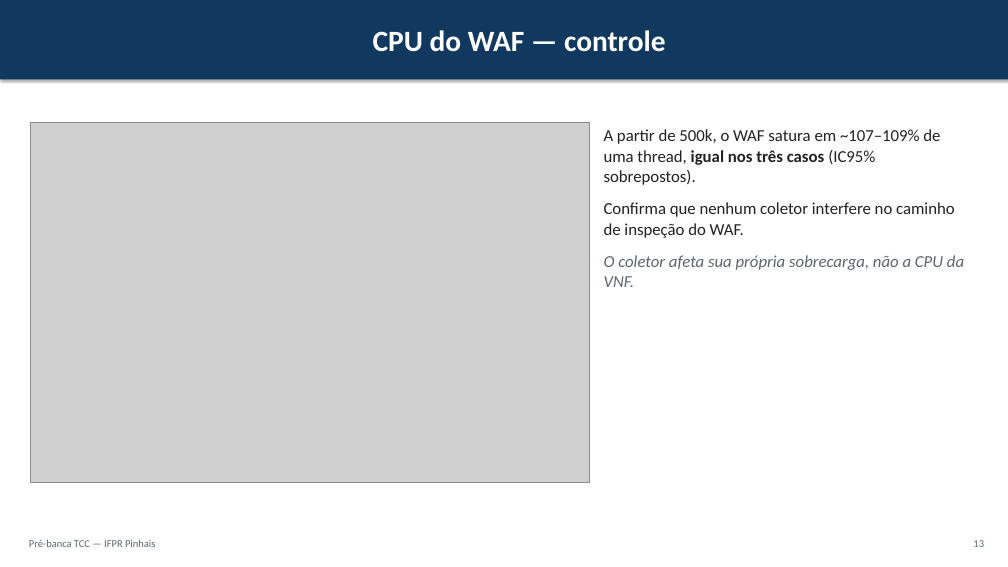
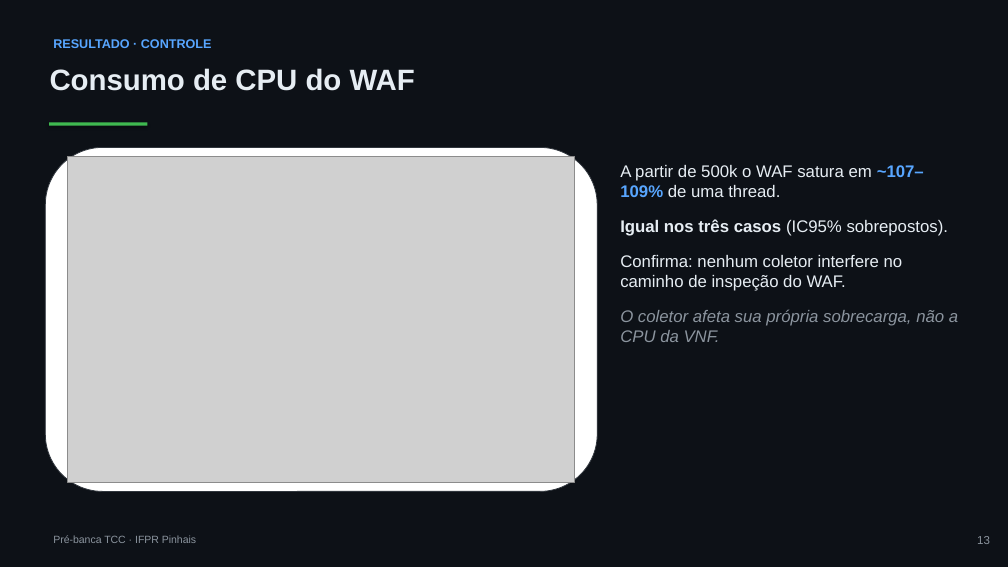
Before and after one commit to joaopedroplinta/vnf-monitoring-benchmark, a slide deck: slide 13 of docs/apresentacao/apresentacao_tcc.pptx. Drawn at 1008x567 pixels with LibreOffice and Linux fonts; fonts in the diff are those of the drawing; grey boxes stand for pictures. Boxes give left, top, right and bottom in pixels: in the first picture for what was removed or moved away, otherwise in the second. Text is boxed around its words. In the diff, an @@ line names an element or a change of style, - is before the commit and + after.

Commit message:
docs: redesenhar slides da pre-banca com tema escuro
Aplica tema escuro tech (fundo grafite, acentos neon verde/azul/laranja)
no gerador PPTX e no HTML reveal.js. Corrige sobreposicoes trocando a
fonte para Arial e ligando auto-ajuste de texto nas caixas. Aperta
fontes e espacamentos no HTML para o conteudo caber sem corte na altura
fixa do slide.

```diff
--- a/docs/apresentacao/apresentacao_tcc.pptx
+++ b/docs/apresentacao/apresentacao_tcc.pptx
@@ background #FFFFFF to #0D1117 @@
@@ text "RESULTADO · CONTROLE": place and size @@
-text "RESULTADO · CONTROLE" at box(0, 0, 1008, 79)
+text "RESULTADO · CONTROLE" at box(53, 39, 212, 48)
@@ text "RESULTADO · CONTROLE" at box(53, 39, 212, 48): vertical alignment middle to top; fill #11385F to none; shadow off @@
@@ text at box(53, 39, 212, 48): text changed; size 28 to 12 pt; font Calibri to Arial; text colour #FFFFFF to #58A6FF @@
-CPU do WAF — controle
+RESULTADO · CONTROLE
@@ text added at box(50, 68, 415, 91), 28 pt, text #E6EDF3, bold @@
+Consumo de CPU do WAF
@@ rounded rectangle added at box(45, 147, 597, 492), fill #FFFFFF, outline #30363D 0.75 pt @@
@@ rectangle added at box(49, 123, 147, 126), fill #3FB950 @@
@@ picture: place and size @@
-picture at box(30, 123, 590, 482)
+picture at box(68, 157, 575, 482)
@@ text "A partir de 500k o ...": place and size @@
-text "A partir de 500k o ..." at box(604, 129, 964, 287)
+text "A partir de 500k o ..." at box(620, 165, 958, 342)
@@ text at box(620, 165, 948, 291): text changed; font Calibri to Arial; text colour #222222 to #E6EDF3 @@
-A partir de 500k, o WAF satura em ~107–109% de uma thread, igual nos três casos (IC95% sobrepostos).
-Confirma que nenhum coletor interfere no caminho de inspeção do WAF.
+A partir de 500k o WAF satura em ~107–109% de uma thread.
+Igual nos três casos (IC95% sobrepostos).
+Confirma: nenhum coletor interfere no caminho de inspeção do WAF.
@@ text at box(620, 309, 958, 342): font Calibri to Arial, text colour #5B6770 to #8B949E in "O coletor afeta sua própria sobrecarga, não ..."; more space between paragraphs @@
@@ text at box(53, 535, 196, 543): text changed; font Calibri to Arial; text colour #5B6770 to #8B949E @@
-Pré-banca TCC — IFPR Pinhais
+Pré-banca TCC · IFPR Pinhais
@@ text "13" at box(977, 536, 990, 544): size 10 to 11 pt, font Calibri to Arial, text colour #5B6770 to #8B949E @@
```
Also in this commit, not shown: 18 other slides changed, 2 other files.
